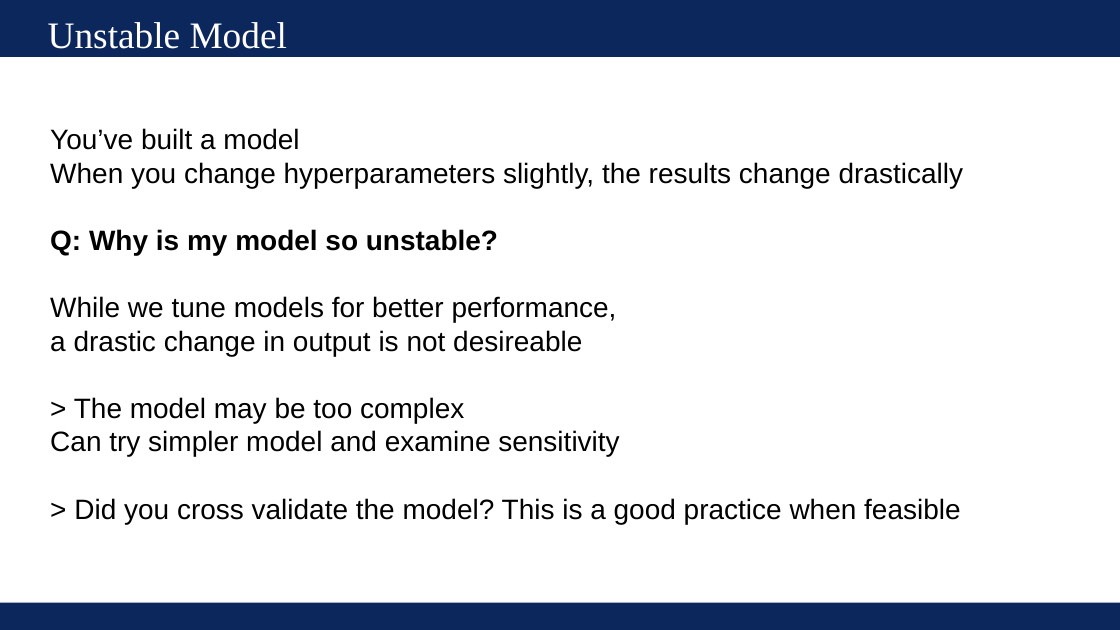
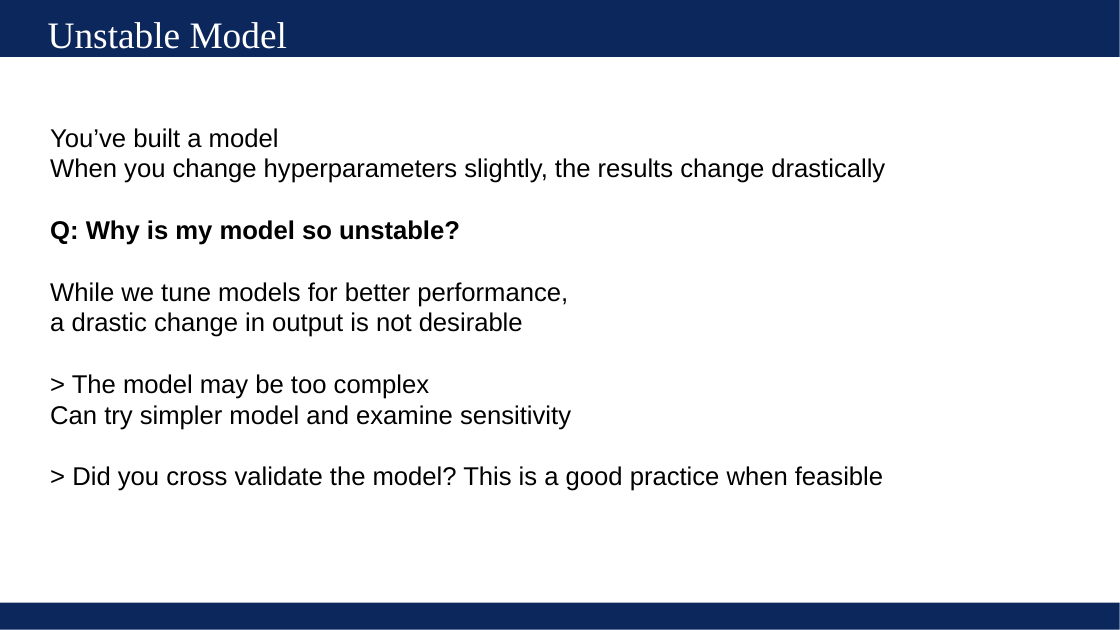
Before and after one commit to UVADS/ds6011, a slide deck: slide 15 of 08_getting_started_and_troubleshooting.pptx. Drawn at 1120x630 pixels with LibreOffice and Linux fonts; fonts in the diff are those of the drawing. Boxes give left, top, right and bottom in pixels: in the first picture for what was removed or moved away, otherwise in the second. Text is boxed around its words. In the diff, an @@ line names an element or a change of style, - is before the commit and + after.

```diff
--- a/08_getting_started_and_troubleshooting.pptx
+++ b/08_getting_started_and_troubleshooting.pptx
@@ text at box(50, 128, 885, 491): size 24 to 22 pt in "You’ve built a model", "When you change hyperparameters slightly, the results ...", "Q: Why is my model so unstable?", "While we tune models for better performance," and 3 more places @@
@@ text at box(50, 312, 523, 337): text changed; size 24 to 22 pt @@
-a drastic change in output is not desireable
+a drastic change in output is not desirable
```
Also in this commit, not shown: 4 other slides changed, 1 other file.
